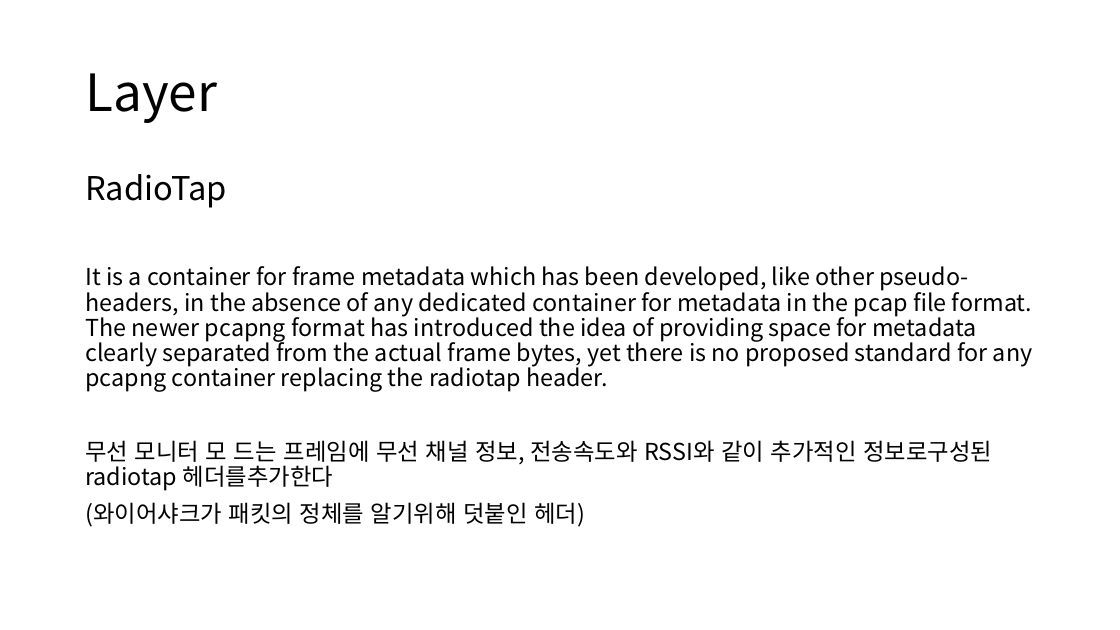
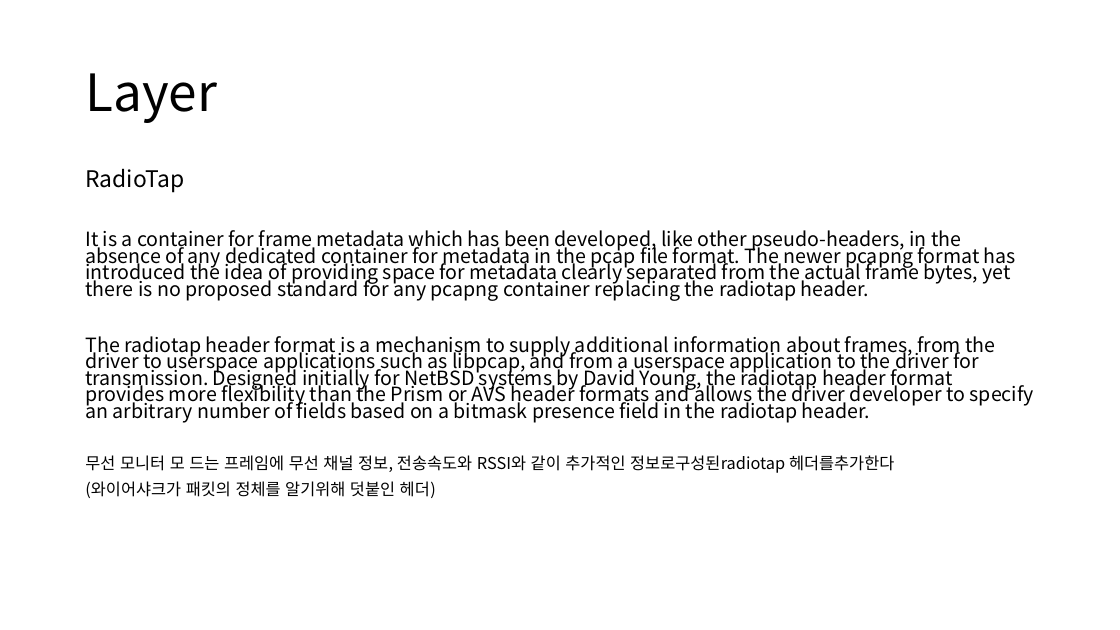
Before and after one commit to gunwooKim-Korea/network-fuzzer, a slide deck: slide 48 of networkfuzzer/Network fuzzer.pptx (slide 23 before the commit). Drawn at 1120x630 pixels with LibreOffice and Linux fonts; fonts in the diff are those of the drawing. Boxes give left, top, right and bottom in pixels: in the first picture for what was removed or moved away, otherwise in the second. Text is boxed around its words. In the diff, an @@ line names an element or a change of style, - is before the commit and + after.

```diff
--- a/networkfuzzer/Network fuzzer.pptx
+++ b/networkfuzzer/Network fuzzer.pptx
@@ text at [85,168,1016,498]: size 28 to 19.6 pt in "RadioTap"; size 20 to 16.8 pt in "It is a container for frame metadata ..."; size 20 to 14 pt in "무선 모니터 모 드는 프레임에 무선 채널 ...", "(와이어샤크가 패킷의 정체를 알기위해 덧붙인 헤더)"; line spacing 0.9 to 0.7 @@
@@ text at [85,336,1034,423]: paragraph added @@
+The radiotap header format is a mechanism to supply additional information about frames, from the driver to userspace applications such as libpcap, and from a userspace application to the driver for transmission. Designed initially for NetBSD systems by David Young, the radiotap header format provides more flexibility than the Prism or AVS header formats and allows the driver developer to specify an arbitrary number of fields based on a bitmask presence field in the radiotap header.
```
Also in this commit, not shown: 12 other slides changed, 38 slides added, 3 slides removed.
